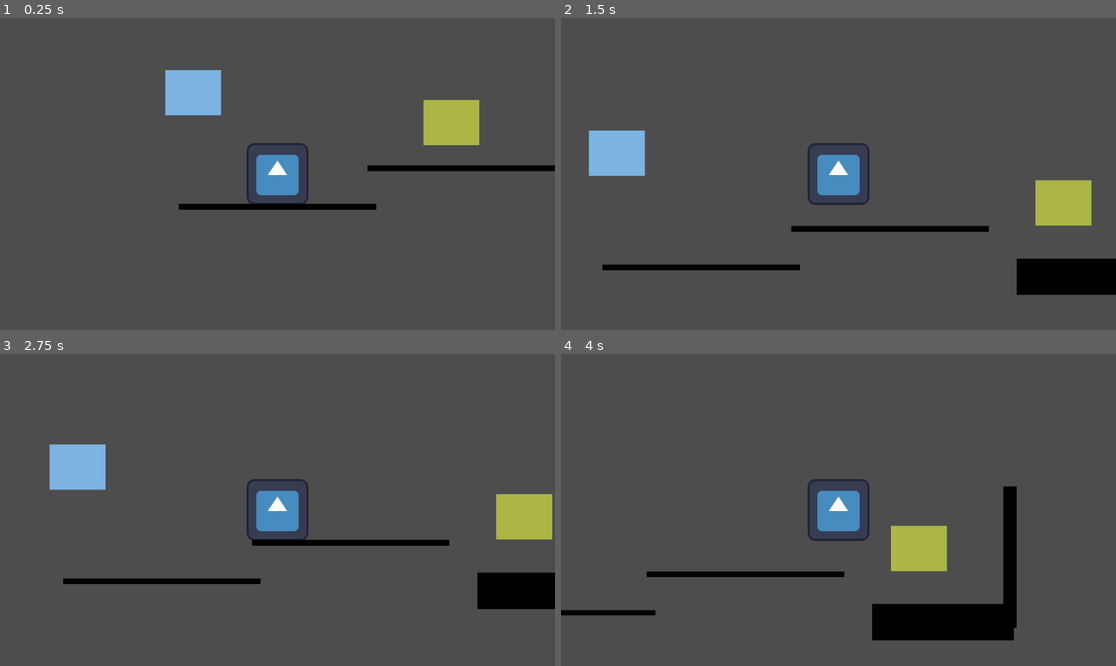
Above: before the commit, frames 1-4 (two rows, left to right).
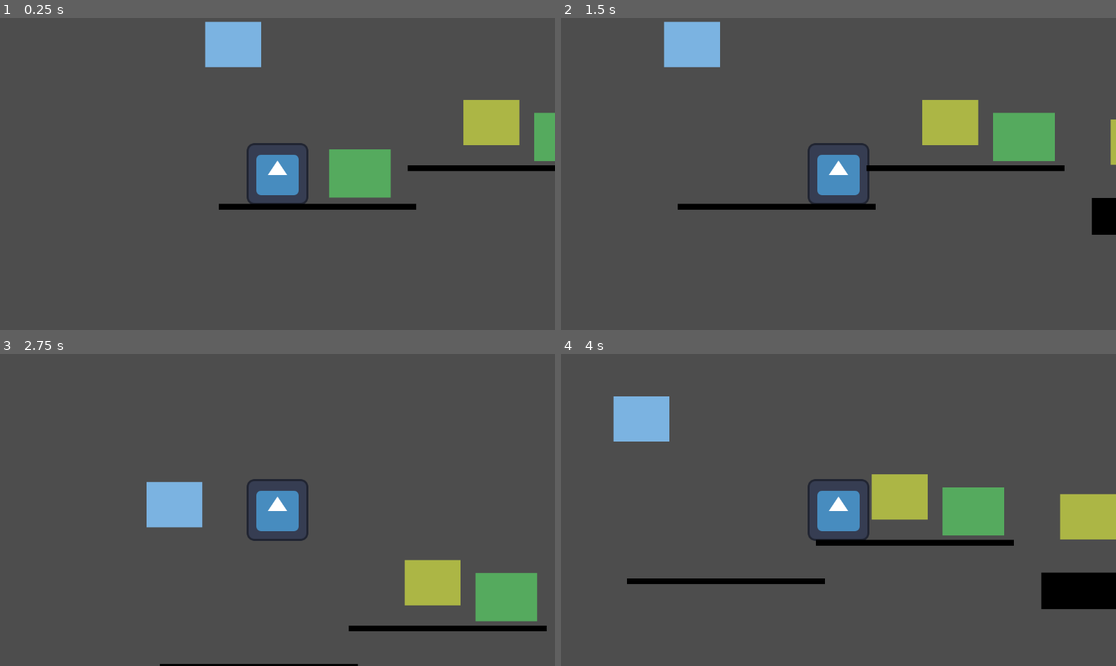
Above: after the commit, the same moments.

Repository: pradoh97/plataformero
Game: Godot game, scene res://nivel.tscn
Same seed, same stepped clock (60 frames per second), same inputs: the game is played once before the commit and once after it. The engine's default icon, where the game draws it, is replaced by a stand-in: a white triangle on a blue panel in a dark square.
Inputs:
- Up to frame 1 (0.25 s): no input
- Up to frame 2 (1.5 s): tap Enter at 0.5 s; hold Right (derecha) from 0.53 s (still down); tap W (salto) at 0.6, 0.77, 1.07, 1.35 s
- Up to frame 3 (2.75 s): tap W (salto) at 1.52, 1.82, 2.1 s; release Right (derecha) at 2.03 s; hold A (izquierda) from 2.03 s (still down)
- Up to frame 4 (4 s): release A (izquierda) at 2.78 s; hold Right (derecha) from 2.78 s (still down); tap W (salto) at 2.85, 3.02, 3.32, 3.6, 3.77 s

The runs differ from the first frame. In frame 1, 7.7% of the frame differs, in the area x 29-100%, y 1-62%; in frame 2, 13%; in frame 3, 10%; in frame 4, 15%, in the area x 0-100%, y 13-92%.

Commit message:
Agregar salto

Diff:
--- a/nivel.tscn
+++ b/nivel.tscn
@@ -1,15 +1,17 @@
-[gd_scene load_steps=6 format=3 uid="uid://cv7r8gunl7fpq"]
+[gd_scene load_steps=7 format=3 uid="uid://cv7r8gunl7fpq"]
 
 [ext_resource type="PackedScene" uid="uid://dqtxssnmtbypu" path="res://jugador/jugador.tscn" id="1_h06de"]
 [ext_resource type="Script" uid="uid://ke1t533heoor" path="res://nivel.gd" id="1_j87l1"]
 [ext_resource type="PackedScene" uid="uid://ghk2i0qqi5ob" path="res://utileria/piso.tscn" id="2_7gdj4"]
 [ext_resource type="PackedScene" uid="uid://dy3wtkt1rn618" path="res://utileria/moneda.tscn" id="3_7gdj4"]
 [ext_resource type="PackedScene" uid="uid://dmmt47uwdd02" path="res://utileria/gema.tscn" id="5_ymy7k"]
+[ext_resource type="PackedScene" uid="uid://c012pi50ly262" path="res://jugador/powerups/salto.tscn" id="6_vttml"]
 
 [node name="Nivel" type="Node2D"]
 script = ExtResource("1_j87l1")
 
 [node name="Jugador" parent="." instance=ExtResource("1_h06de")]
+position = Vector2(-83, 0)
 
 [node name="Piso" parent="." instance=ExtResource("2_7gdj4")]
 position = Vector2(0, 76)
@@ -35,8 +37,16 @@
 position = Vector2(752, -53)
 
 [node name="Gema" parent="." instance=ExtResource("5_ymy7k")]
-position = Vector2(-175, -156)
+position = Vector2(-175, -256)
+
+[node name="Salto" parent="." instance=ExtResource("6_vttml")]
+position = Vector2(88, 12)
+
+[node name="Salto2" parent="." instance=ExtResource("6_vttml")]
+position = Vector2(514, -64)
 
 [connection signal="body_entered" from="Moneda" to="." method="_on_moneda_body_entered"]
 [connection signal="body_entered" from="Moneda2" to="." method="_on_moneda_body_entered"]
 [connection signal="body_entered" from="Gema" to="." method="_on_gema_body_entered"]
+[connection signal="body_entered" from="Salto" to="Jugador" method="_on_salto_body_entered"]
+[connection signal="body_entered" from="Salto2" to="Jugador" method="_on_salto_body_entered"]
